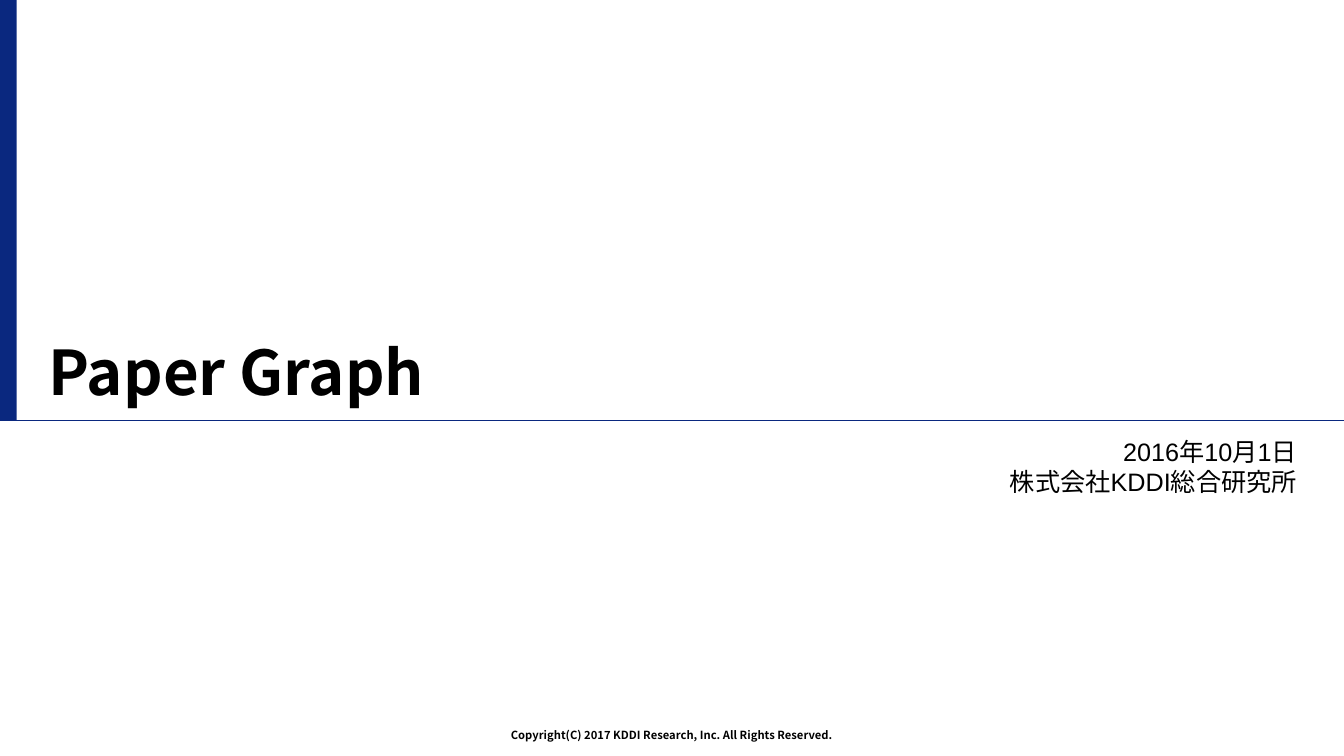
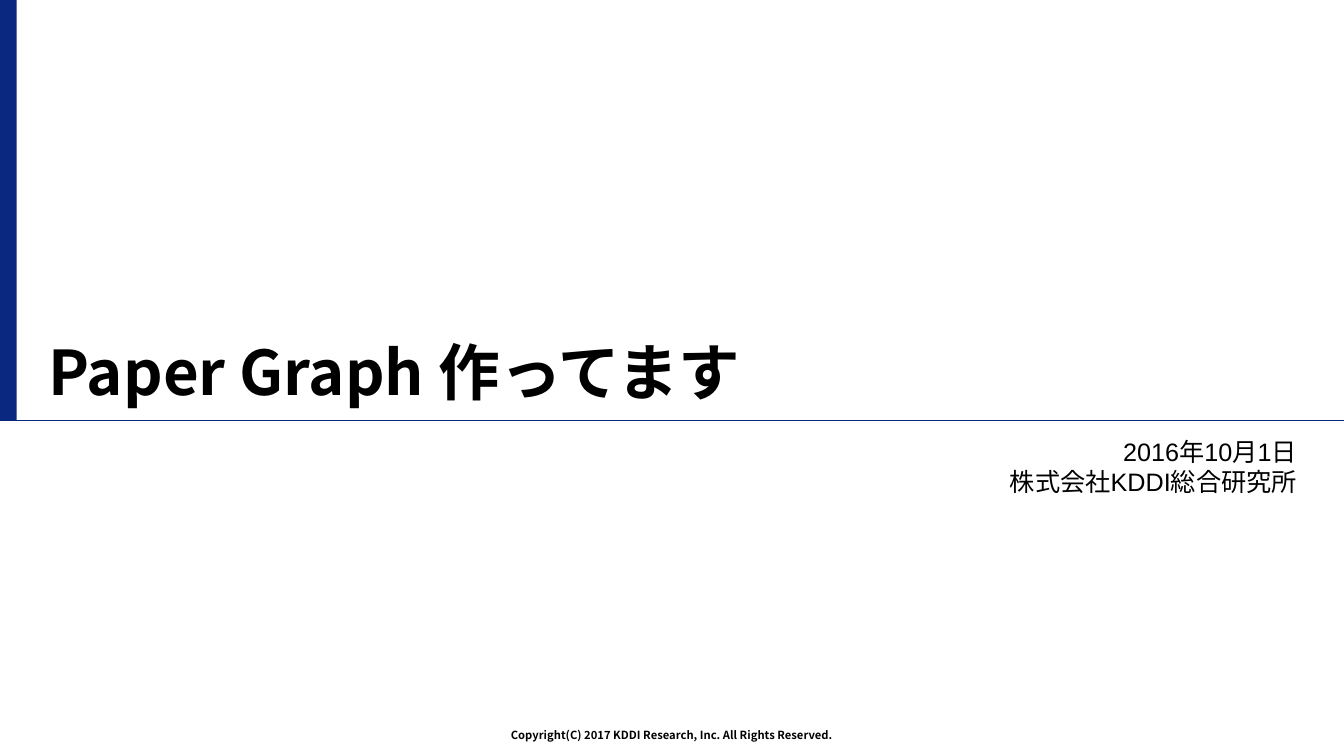
Before and after one commit to tilmitt11191/paper_graph, a slide deck: slide 1 of overview.pptx. Drawn at 1344x756 pixels with LibreOffice and Linux fonts; fonts in the diff are those of the drawing; background and template pictures are left out. Boxes give left, top, right and bottom in pixels: in the first picture for what was removed or moved away, otherwise in the second. Text is boxed around its words. In the diff, an @@ line names an element or a change of style, - is before the commit and + after.

```diff
--- a/overview.pptx
+++ b/overview.pptx
@@ title at (48,343,741,409): text changed @@
-Paper Graph
+Paper Graph 作ってます
```
Also in this commit, not shown: 1 slide added, 10 other files.
